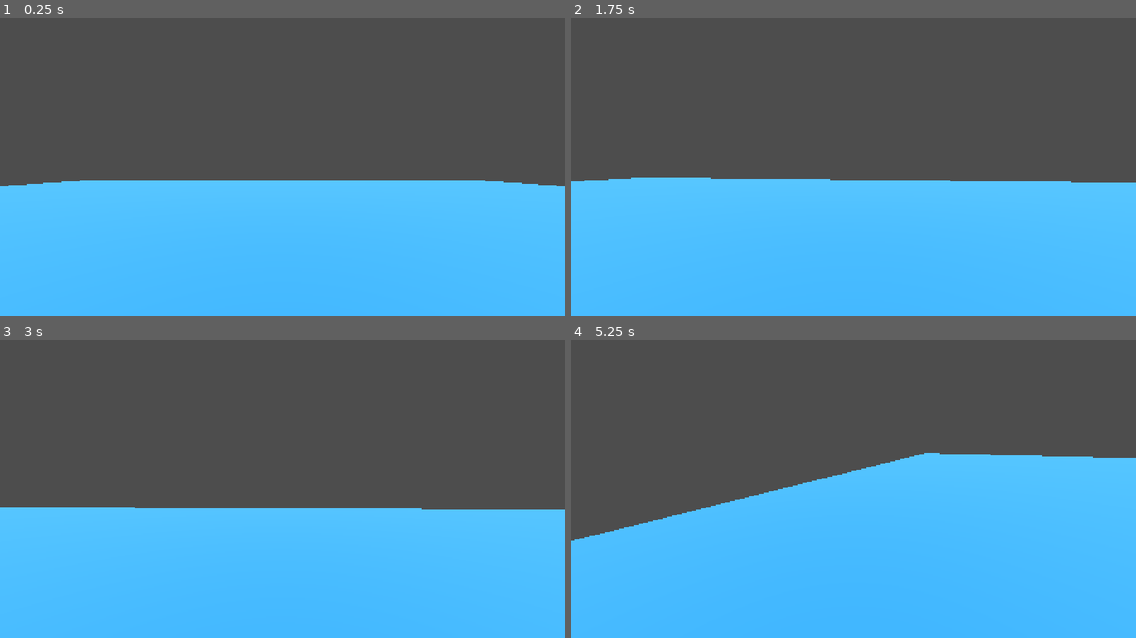
Above: before the commit, frames 1-4 (two rows, left to right).
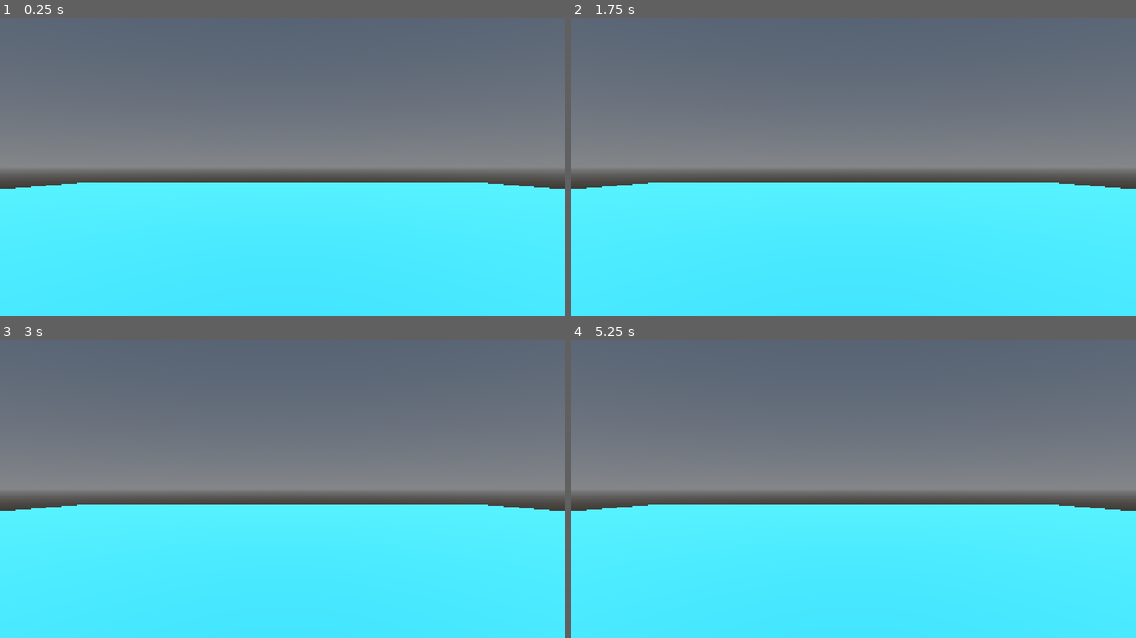
Above: after the commit, the same moments.

Repository: MoloKrakein/fps-game
Game: Godot game, scene res://Scenes/Level/level.tscn
Same seed, same stepped clock (60 frames per second), same inputs: the game is played once before the commit and once after it.
Inputs (mouse positions are in pixels of both pictures, inside the frame that each line leads up to):
- Up to frame 1 (0.25 s): no input
- Up to frame 2 (1.75 s): tap Enter (ui_accept) at 0.5, 0.8, 1.35 s; move the mouse to (881, 167) at 0.52 s; hold Shift (move_sprint) 0.53-1.28 s; hold W (move_forward) from 0.53 s (still down); click (881, 167) at 0.67 s; tap Space (move_jump) at 0.77, 1.07, 1.52, 1.55 s; move the mouse to (825, 167) at 1.27 s; click (825, 167) at 1.42 s
- Up to frame 3 (3 s): keep holding W (move_forward); tap Space (move_jump) at 1.82, 2.1 s; move the mouse to (293, 483) at 2.02 s; hold Shift (move_sprint) 2.03-2.78 s; click (293, 483) at 2.17 s; move the mouse to (276, 494) at 2.77 s; tap Shift (move_sprint) at 2.85 s; click (276, 494) at 2.92 s
- Up to frame 4 (5.25 s): tap Space (move_jump) at 3.02, 3.32, 3.77, 3.8, 4.07, 4.52, 4.82 s; tap Enter (ui_accept) at 3.05, 3.6, 5.1 s; move the mouse to (893, 491) at 3.52 s; click (893, 491) at 3.67 s; tap Escape (ui_cancel) at 4.15 s; move the mouse to (684, 444) at 4.27 s; release W (move_forward) at 4.28 s; hold A (move_left) 4.28-5.03 s; tap Shift (move_sprint) at 4.35 s; click (684, 444) at 4.42 s; move the mouse to (859, 489) at 5.02 s; hold W (move_forward) from 5.03 s (still down); click (859, 489) at 5.17 s

The runs differ from the first frame. In frame 1, 97% of the frame differs, in the area x 0-100%, y 0-100%; in frame 2, 98%; in frame 3, 96%; in frame 4, 99%.

Commit message:
Refactor player controls and implement camera handling

Diff:
--- a/Scenes/Level/level.tscn
+++ b/Scenes/Level/level.tscn
@@ -25,6 +25,18 @@
 [sub_resource type="BoxMesh" id="BoxMesh_o08ba"]
 material = SubResource("StandardMaterial3D_iheil")
 size = Vector3(60, 2, 60)
+
+[sub_resource type="ProceduralSkyMaterial" id="ProceduralSkyMaterial_halmm"]
+
+[sub_resource type="Sky" id="Sky_7emvt"]
+sky_material = SubResource("ProceduralSkyMaterial_halmm")
+
+[sub_resource type="Environment" id="Environment_o08ba"]
+background_mode = 2
+background_color = Color(0.72787535, 0.668979, 0.89564854, 1)
+background_energy_multiplier = 0.8
+sky = SubResource("Sky_7emvt")
+sky_custom_fov = 42.9
 
 [node name="Level" type="Node3D" unique_id=1955579441]
 
@@ -61,5 +73,8 @@
 [node name="MeshInstance3D" type="MeshInstance3D" parent="Ground" unique_id=2099808845]
 mesh = SubResource("BoxMesh_o08ba")
 
+[node name="WorldEnvironment" type="WorldEnvironment" parent="." unique_id=613677392]
+environment = SubResource("Environment_o08ba")
+
 [node name="Player" parent="." unique_id=1796224466 instance=ExtResource("1_iheil")]
 transform = Transform3D(1, 0, 0, 0, 1, 0, 0, 0, 1, 0, 2.789719, 0)
--- /dev/null
+++ b/Scenes/Player/PlayerController.gd
@@ -0,0 +1,31 @@
+class_name PlayerController extends CharacterBody3D
+
+
+func update_rotation(rotation_input)-> void:
+	global_transform.basis = Basis.from_euler(rotation_input)
+
+# const SPEED = 5.0
+# const JUMP_VELOCITY = 4.5
+
+
+# func _physics_process(delta: float) -> void:
+# 	# Add the gravity.
+# 	if not is_on_floor():
+# 		velocity += get_gravity() * delta
+
+# 	# Handle jump.
+# 	if Input.is_action_just_pressed("ui_accept") and is_on_floor():
+# 		velocity.y = JUMP_VELOCITY
+
+# 	# Get the input direction and handle the movement/deceleration.
+# 	# As good practice, you should replace UI actions with custom gameplay actions.
+# 	var input_dir := Input.get_vector("ui_left", "ui_right", "ui_up", "ui_down")
+# 	var direction := (transform.basis * Vector3(input_dir.x, 0, input_dir.y)).normalized()
+# 	if direction:
+# 		velocity.x = direction.x * SPEED
+# 		velocity.z = direction.z * SPEED
+# 	else:
+# 		velocity.x = move_toward(velocity.x, 0, SPEED)
+# 		velocity.z = move_toward(velocity.z, 0, SPEED)
+
+# 	move_and_slide()
--- /dev/null
+++ b/Scenes/Player/camera_controller.gd
@@ -0,0 +1,30 @@
+class_name CameraController extends Node3D
+
+@export var debug: bool = false
+@export_category("References")
+@export var player_controller: PlayerController
+@export var component_mouse_capture: MouseCaptureComponent
+@export_category("Camera Settings")
+@export_group("Camera Tilt Settings")
+@export_range(-90,-60) var tilt_low_limit: int = -90
+@export_range(60,90) var tilt_high_limit: int = 90
+
+var _rotation: Vector3
+
+func update_camera_rotation(input: Vector2) -> void:
+	_rotation.x += input.y
+	_rotation.y -= input.x
+	_rotation.x = clamp(_rotation.x, deg_to_rad(tilt_low_limit), deg_to_rad(tilt_high_limit))
+
+	var _player_rotation = Vector3(0.0, _rotation.y, 0.0)
+	var _camera_rotation = Vector3(_rotation.x, 0.0, 0.0)
+
+	transform.basis = Basis.from_euler(_camera_rotation)
+	player_controller.update_rotation(_player_rotation)
+
+	rotation.z = 0
+	if debug:
+		print("Camera Rotation: ", _rotation)
+
+func update_camera_height(delta: float, direction: int) -> void:
+	pass
--- /dev/null
+++ b/Scenes/Player/mouse_capture.gd
@@ -0,0 +1,30 @@
+class_name MouseCaptureComponent extends Node
+
+
+@export var mouse_capture_enabled: bool = true
+@export var debug: bool = false
+@export_category("Mouse Capture Settings")
+@export var current_mouse_mode : Input.MouseMode = Input.MOUSE_MODE_CAPTURED
+@export var mouse_sensitivity: float = 0.005
+
+var _capture_mouse: bool
+var _mouse_input: Vector2
+
+
+func _unhandled_input(event: InputEvent) -> void:
+	_capture_mouse = event is InputEventMouseMotion and Input.mouse_mode == Input.MOUSE_MODE_CAPTURED and mouse_capture_enabled
+	if _capture_mouse:
+		_mouse_input.x += event.screen_relative.x * mouse_sensitivity
+		_mouse_input.y += event.screen_relative.y * mouse_sensitivity
+	if debug:
+		print("Mouse Input: ", _mouse_input)
+
+func _ready() -> void:
+	Input.mouse_mode = current_mouse_mode
+	# if capture failed because linux wayland, use other mouse mode
+	if Input.mouse_mode != current_mouse_mode:
+		Input.set_mouse_mode(Input.MOUSE_MODE_CAPTURED)
+
+
+func _process(delta: float) -> void:
+	_mouse_input = Vector2.ZERO
--- a/Scenes/Player/player.gd
+++ /dev/null
@@ -1,62 +0,0 @@
-extends CharacterBody3D
-
-# --- Variables ---
-const SPEED = 5.0
-const SPRINT_SPEED = 8.0 # Added a boost for move_sprint
-const JUMP_VELOCITY = 4.5
-const MOUSE_SENSITIVITY = 0.002
-
-var gravity = ProjectSettings.get_setting("physics/3d/default_gravity")
-
-@onready var head = $Head
-@onready var camera = $Head/Camera3D
-
-func _ready():
-    # Attempt to capture mouse on startup
-    Input.set_mouse_mode(Input.MOUSE_MODE_CAPTURED)
-
-func _input(event):
-    # Fallback: Click the game screen to lock the mouse
-    if event is InputEventMouseButton and event.pressed and event.button_index == MOUSE_BUTTON_LEFT:
-        Input.set_mouse_mode(Input.MOUSE_MODE_CAPTURED)
-
-    # Press ESC to unlock the mouse so you can close the window
-    if event.is_action_pressed("ui_cancel"):
-        Input.set_mouse_mode(Input.MOUSE_MODE_VISIBLE)
-
-func _unhandled_input(event):
-    # Only look around if the mouse is currently captured!
-    if event is InputEventMouseMotion and Input.get_mouse_mode() == Input.MOUSE_MODE_CAPTURED:
-        rotate_y(-event.relative.x * MOUSE_SENSITIVITY)
-        head.rotate_x(-event.relative.y * MOUSE_SENSITIVITY)
-        head.rotation.x = clamp(head.rotation.x, deg_to_rad(-89), deg_to_rad(89))
-
-func _physics_process(delta):
-    # Add gravity.
-    if not is_on_floor():
-        velocity.y -= gravity * delta
-
-    # Handle Jump using your new custom action.
-    if Input.is_action_just_pressed("move_jump") and is_on_floor():
-        velocity.y = JUMP_VELOCITY
-
-    # Handle Sprinting
-    var current_speed = SPEED
-    if Input.is_action_pressed("move_sprint"):
-        current_speed = SPRINT_SPEED
-
-    # Get the input direction using your custom actions.
-    # The order is vital: left, right, forward, backward
-    var input_dir = Input.get_vector("move_left", "move_right", "move_forward", "move_backward")
-
-    # Transform the 2D input into 3D space, relative to where the player is looking
-    var direction = (transform.basis * Vector3(input_dir.x, 0, input_dir.y)).normalized()
-
-    if direction:
-        velocity.x = direction.x * current_speed
-        velocity.z = direction.z * current_speed
-    else:
-        velocity.x = move_toward(velocity.x, 0, current_speed)
-        velocity.z = move_toward(velocity.z, 0, current_speed)
-
-    move_and_slide()
--- a/Scenes/Player/player.tscn
+++ b/Scenes/Player/player.tscn
@@ -1,83 +1,16 @@
 [gd_scene format=3 uid="uid://df68lxky3tvad"]
 
-[ext_resource type="Script" uid="uid://s7g5b6tvn04c" path="res://Scenes/Player/weapon_manager.gd" id="1_uvnfx"]
+[ext_resource type="Script" uid="uid://kxvoo2aa83f8" path="res://Scenes/Player/PlayerController.gd" id="1_mtuoh"]
+[ext_resource type="Script" uid="uid://cpa8hpwwdko5m" path="res://Scenes/Player/camera_controller.gd" id="1_xpcdj"]
 [ext_resource type="Script" uid="uid://05tp5jt6bl2h" path="res://_Scripts/UI/reticle.gd" id="2_a3d8c"]
-
-[sub_resource type="GDScript" id="GDScript_o08ba"]
-resource_name = "player"
-script/source = "extends CharacterBody3D
-
-# --- Variables ---
-const SPEED = 5.0
-const SPRINT_SPEED = 8.0 # Added a boost for move_sprint
-const JUMP_VELOCITY = 4.5
-const MOUSE_SENSITIVITY = 0.002
-
-var gravity = ProjectSettings.get_setting(\"physics/3d/default_gravity\")
-
-@onready var head = $Head
-@onready var camera = $Head/Cam
-@onready var weapon_manager = $Head/Cam/WeaponManager
-
-func _ready():
-	# Attempt to capture mouse on startup
-	Input.set_mouse_mode(Input.MOUSE_MODE_CAPTURED)
-
-func _input(event):
-	# Fallback: Click the game screen to lock the mouse
-	if event is InputEventMouseButton and event.pressed and event.button_index == MOUSE_BUTTON_LEFT:
-		Input.set_mouse_mode(Input.MOUSE_MODE_CAPTURED)
-
-	# Press ESC to unlock the mouse so you can close the window
-	if event.is_action_pressed(\"ui_cancel\"):
-		Input.set_mouse_mode(Input.MOUSE_MODE_VISIBLE)
-	if event.is_action_pressed(\"combat_fire\"):
-		print(\"Shooting !\")
-		weapon_manager.shoot()
-func _unhandled_input(event):
-	# Only look around if the mouse is currently captured!
-	if event is InputEventMouseMotion and Input.get_mouse_mode() == Input.MOUSE_MODE_CAPTURED:
-		rotate_y(-event.relative.x * MOUSE_SENSITIVITY)
-		head.rotate_x(-event.relative.y * MOUSE_SENSITIVITY)
-		head.rotation.x = clamp(head.rotation.x, deg_to_rad(-89), deg_to_rad(89))
-
-func _physics_process(delta):
-	# Add gravity.
-	if not is_on_floor():
-		velocity.y -= gravity * delta
-
-	# Handle Jump using your new custom action.
-	if Input.is_action_just_pressed(\"move_jump\") and is_on_floor():
-		velocity.y = JUMP_VELOCITY
-
-	# Handle Sprinting
-	var current_speed = SPEED
-	if Input.is_action_pressed(\"move_sprint\"):
-		current_speed = SPRINT_SPEED
-
-	# Get the input direction using your custom actions.
-	# The order is vital: left, right, forward, backward
-	var input_dir = Input.get_vector(\"move_left\", \"move_right\", \"move_forward\", \"move_backward\")
-
-	# Transform the 2D input into 3D space, relative to where the player is looking
-	var direction = (transform.basis * Vector3(input_dir.x, 0, input_dir.y)).normalized()
-
-	if direction:
-		velocity.x = direction.x * current_speed
-		velocity.z = direction.z * current_speed
-	else:
-		velocity.x = move_toward(velocity.x, 0, current_speed)
-		velocity.z = move_toward(velocity.z, 0, current_speed)
-
-	move_and_slide()
-"
+[ext_resource type="Script" uid="uid://cebpxfv72ruik" path="res://Scenes/Player/mouse_capture.gd" id="2_xpcdj"]
 
 [sub_resource type="CapsuleShape3D" id="CapsuleShape3D_o08ba"]
 
 [sub_resource type="CapsuleMesh" id="CapsuleMesh_o08ba"]
 
-[node name="Player" type="CharacterBody3D" unique_id=1796224466]
-script = SubResource("GDScript_o08ba")
+[node name="PlayerController" type="CharacterBody3D" unique_id=1796224466]
+script = ExtResource("1_mtuoh")
 
 [node name="Collider" type="CollisionShape3D" parent="." unique_id=1617641562]
 shape = SubResource("CapsuleShape3D_o08ba")
@@ -85,18 +18,14 @@
 [node name="Mesh" type="MeshInstance3D" parent="." unique_id=1636070211]
 mesh = SubResource("CapsuleMesh_o08ba")
 
-[node name="Head" type="Node3D" parent="." unique_id=642708642]
+[node name="CameraController" type="Node3D" parent="." unique_id=642708642 node_paths=PackedStringArray("player_controller", "component_mouse_capture")]
+script = ExtResource("1_xpcdj")
+debug = true
+player_controller = NodePath("..")
+component_mouse_capture = NodePath("../Component/MouseCapture")
 
-[node name="Cam" type="Camera3D" parent="Head" unique_id=1415166113]
+[node name="Cam" type="Camera3D" parent="CameraController" unique_id=1415166113]
 transform = Transform3D(1, 0, 0, 0, 1, 0, 0, 0, 1, 0, 0.58181244, -0.4000216)
-
-[node name="WeaponManager" type="Node3D" parent="Head/Cam" unique_id=193761615]
-script = ExtResource("1_uvnfx")
-
-[node name="RayCast3D" type="RayCast3D" parent="Head/Cam/WeaponManager" unique_id=1417996003]
-transform = Transform3D(1, 0, 0, 0, -4.371139e-08, -1, 0, 1, -4.371139e-08, 0, 0.028853059, -0.53812146)
-visibility_parent = NodePath("../../../../Mesh")
-target_position = Vector3(0, -10, 0)
 
 [node name="UI" type="Control" parent="." unique_id=533540372]
 layout_mode = 3
@@ -121,3 +50,8 @@
 grow_horizontal = 2
 grow_vertical = 2
 script = ExtResource("2_a3d8c")
+
+[node name="Component" type="Node" parent="." unique_id=2093724721]
+
+[node name="MouseCapture" type="Node" parent="Component" unique_id=426572266]
+script = ExtResource("2_xpcdj")
--- a/Scenes/Player/weapon_manager.gd
+++ /dev/null
@@ -1,48 +0,0 @@
-extends Node3D
-
-# Weapon Variables
-var base_damage: float = 25.0
-var accuracy: float = 0.02
-var stability: float = 1.0
-var crit_chance: float = 0.15
-var armor_penetration: float = 0.8
-var impact_force: float = 15.0
-
-# Notice the path is shorter now because the RayCast is a direct child!
-@onready var aim_raycast = $RayCast3D
-
-func shoot():
-	# 1. Apply Accuracy (Bullet Spread)
-	var spread_x = randf_range(-accuracy, accuracy)
-	var spread_y = randf_range(-accuracy, accuracy)
-	var hit_point = aim_raycast.get_collision_point()
-
-	aim_raycast.target_position = Vector3(spread_x, spread_y, -50.0)
-	aim_raycast.force_raycast_update()
-
-	# 2. Check for Hits
-	if aim_raycast.is_colliding():
-		var target = aim_raycast.get_collider()
-		print("Hit detected: ", target.name)
-		if target is RigidBody3D:
-			# Get the direction the camera/raycast is pointing
-			var push_dir = -aim_raycast.global_transform.basis.z.normalized()
-
-			# Calculate the hit point relative to the object's center
-			var local_hit_point = hit_point - target.global_position
-
-			# Smack the object exactly where the laser touched it
-			target.apply_impulse(push_dir * impact_force, local_hit_point)
-			print("Pushed a physics object!")
-		# 3. Calculate Critical Hits
-		var final_damage = base_damage
-		if randf() <= crit_chance:
-			final_damage *= 2.0
-			print("CRITICAL HIT!")
-
-		# 4. Apply Damage and Penetration
-		if target.has_method("take_damage"):
-			target.take_damage(final_damage, armor_penetration)
-			print("Hit: ", target.name, " for ", final_damage, " damage.")
-		else:
-			print("Hit a wall or object: ", target.name)
--- a/project.godot
+++ b/project.godot
@@ -19,6 +19,7 @@
 
 window/size/viewport_width=1366
 window/size/viewport_height=720
+window/subwindows/embed_subwindows=false
 window/stretch/mode="canvas_items"
 window/stretch/aspect="expand"
 
Not shown, added: Scenes/Player/PlayerController.gd.uid
Not shown, added: Scenes/Player/camera_controller.gd.uid
Not shown, added: Scenes/Player/mouse_capture.gd.uid
Not shown, removed: Scenes/Player/player.gd.uid
Not shown, removed: Scenes/Player/weapon_manager.gd.uid
